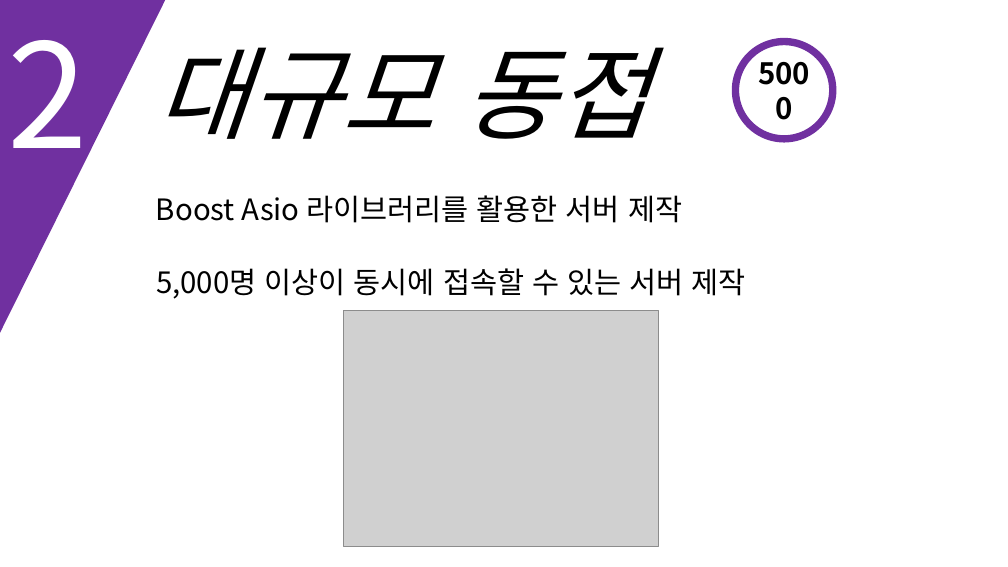
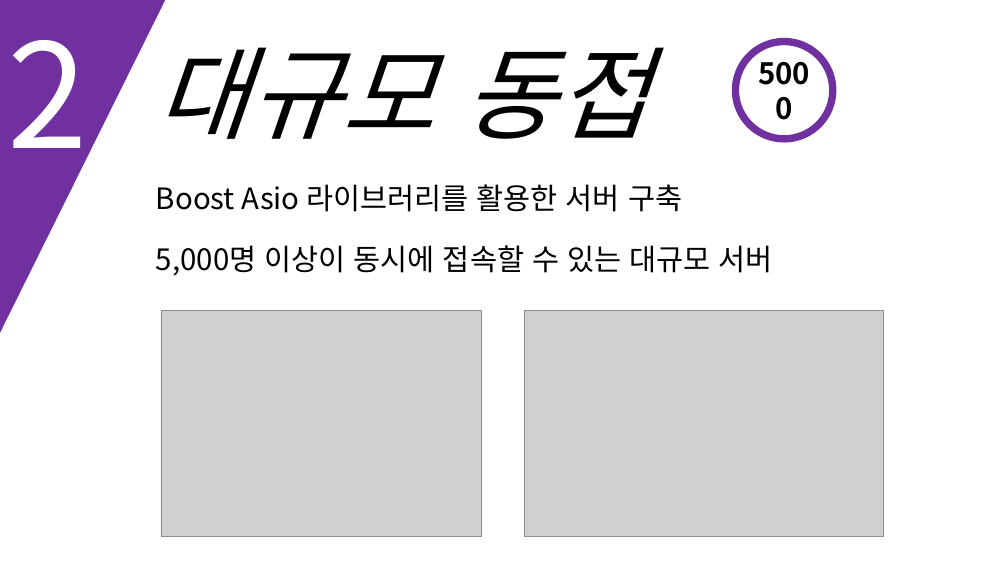
Before and after one commit to korleinster/gamebusdriver, a slide deck: slide 8 of documents/노루막이_김형준_신창섭_홍승필_허지훈.pptx (slide 7 before the commit). Drawn at 1008x567 pixels with LibreOffice and Linux fonts; fonts in the diff are those of the drawing; grey boxes stand for pictures; background and template pictures are left out. Boxes give left, top, right and bottom in pixels: in the first picture for what was removed or moved away, otherwise in the second. Text is boxed around its words. In the diff, an @@ line names an element or a change of style, - is before the commit and + after.

```diff
--- a/documents/노루막이_김형준_신창섭_홍승필_허지훈.pptx
+++ b/documents/노루막이_김형준_신창섭_홍승필_허지훈.pptx
@@ text at [156, 184, 682, 212]: text changed @@
-Boost Asio 라이브러리를 활용한 서버 제작
+Boost Asio 라이브러리를 활용한 서버 구축
@@ text at [156, 245, 773, 276]: text changed @@
-5,000명 이상이 동시에 접속할 수 있는 서버 제작
+5,000명 이상이 동시에 접속할 수 있는 대규모 서버
@@ picture added at [161, 310, 481, 536] @@
@@ picture removed at [343, 310, 659, 546] @@
@@ picture added at [525, 310, 883, 536] @@
```
Also in this commit, not shown: 8 other slides changed, 2 slides added.
